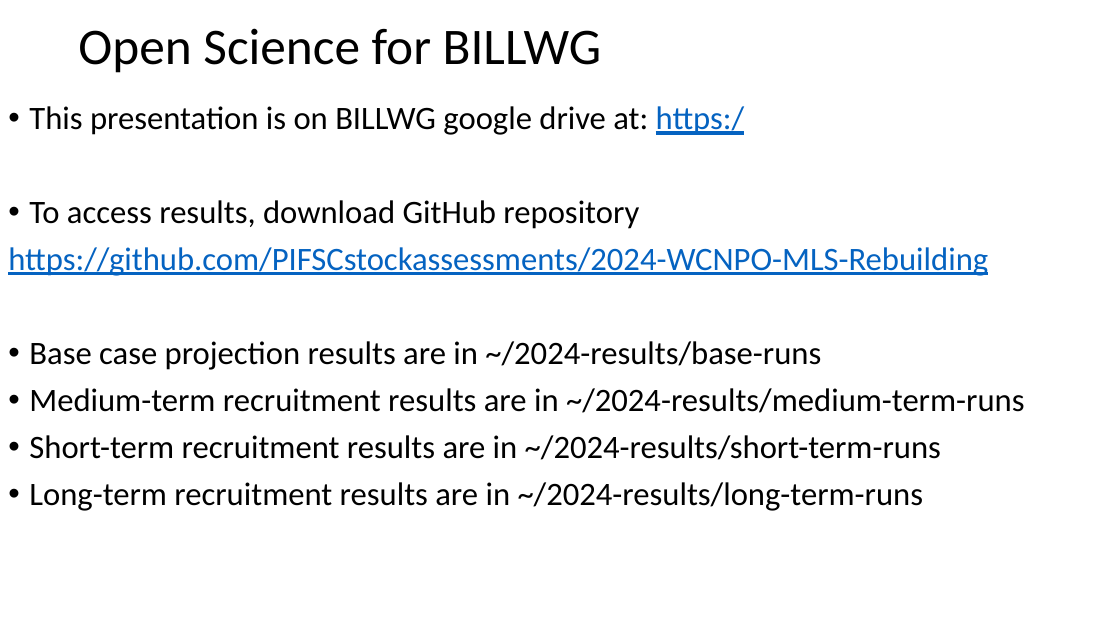
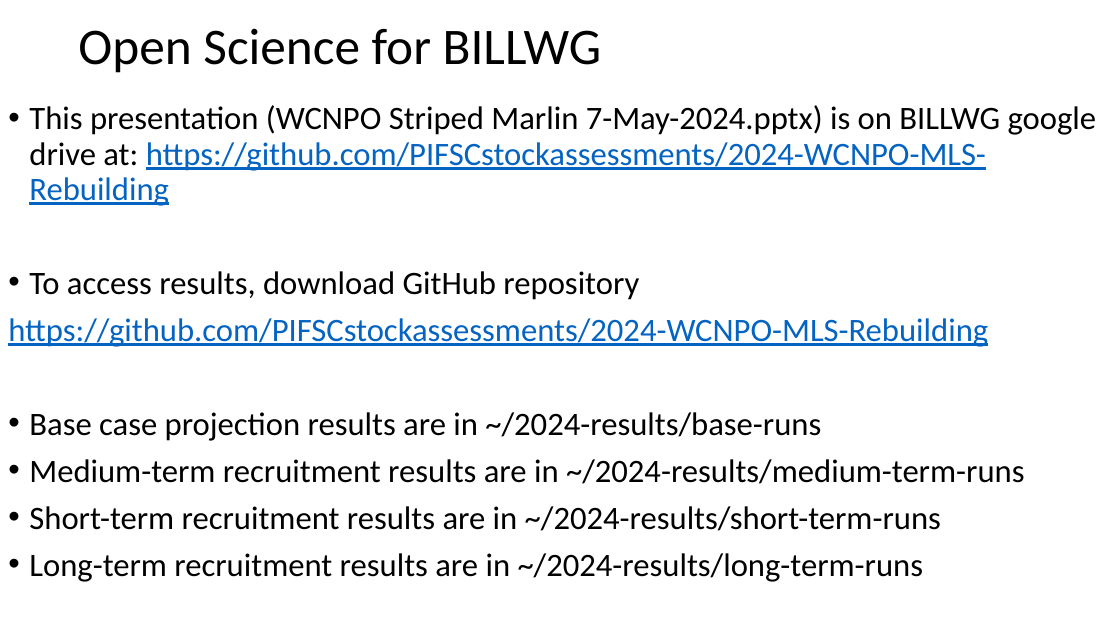
Before and after one commit to PIFSCstockassessments/2024-WCNPO-MLS-Rebuilding, a slide deck: slide 2 of WCNPO Striped Marlin 07-May-2024.pptx. Drawn at 1120x630 pixels with LibreOffice and Linux fonts; fonts in the diff are those of the drawing. Boxes give left, top, right and bottom in pixels: in the first picture for what was removed or moved away, otherwise in the second. Text is boxed around its words. In the diff, an @@ line names an element or a change of style, - is before the commit and + after.

Commit message:
Upload revised slide 2 for pptx

```diff
--- a/WCNPO Striped Marlin 07-May-2024.pptx
+++ b/WCNPO Striped Marlin 07-May-2024.pptx
@@ text at [29, 105, 1097, 206]: text changed @@
-• This presentation is on BILLWG google drive at: https:/
+• This presentation (WCNPO Striped Marlin 7-May-2024.pptx) is on BILLWG google drive at: https://github.com/PIFSCstockassessments/2024-WCNPO-MLS-Rebuilding
```
